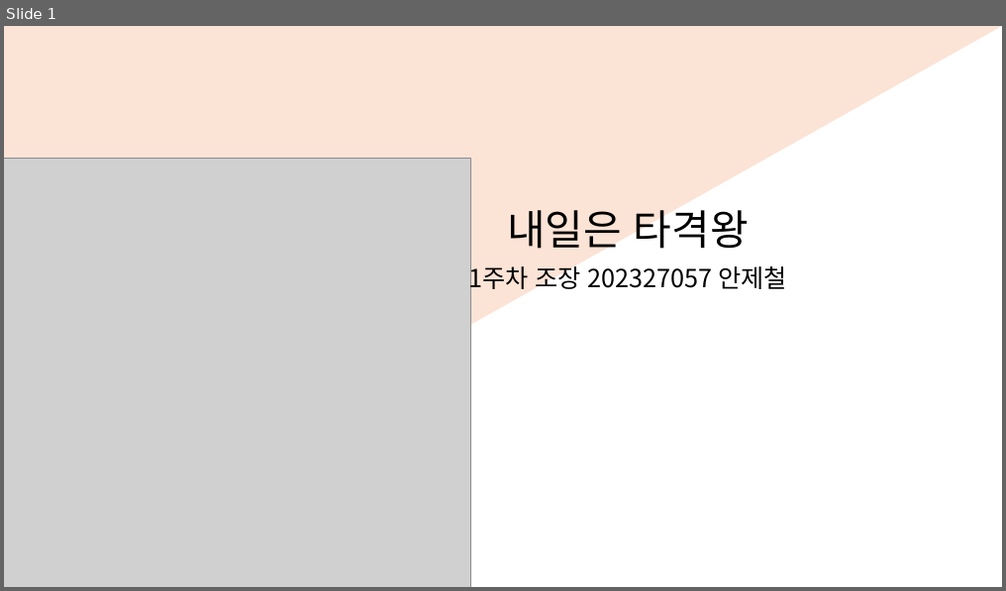
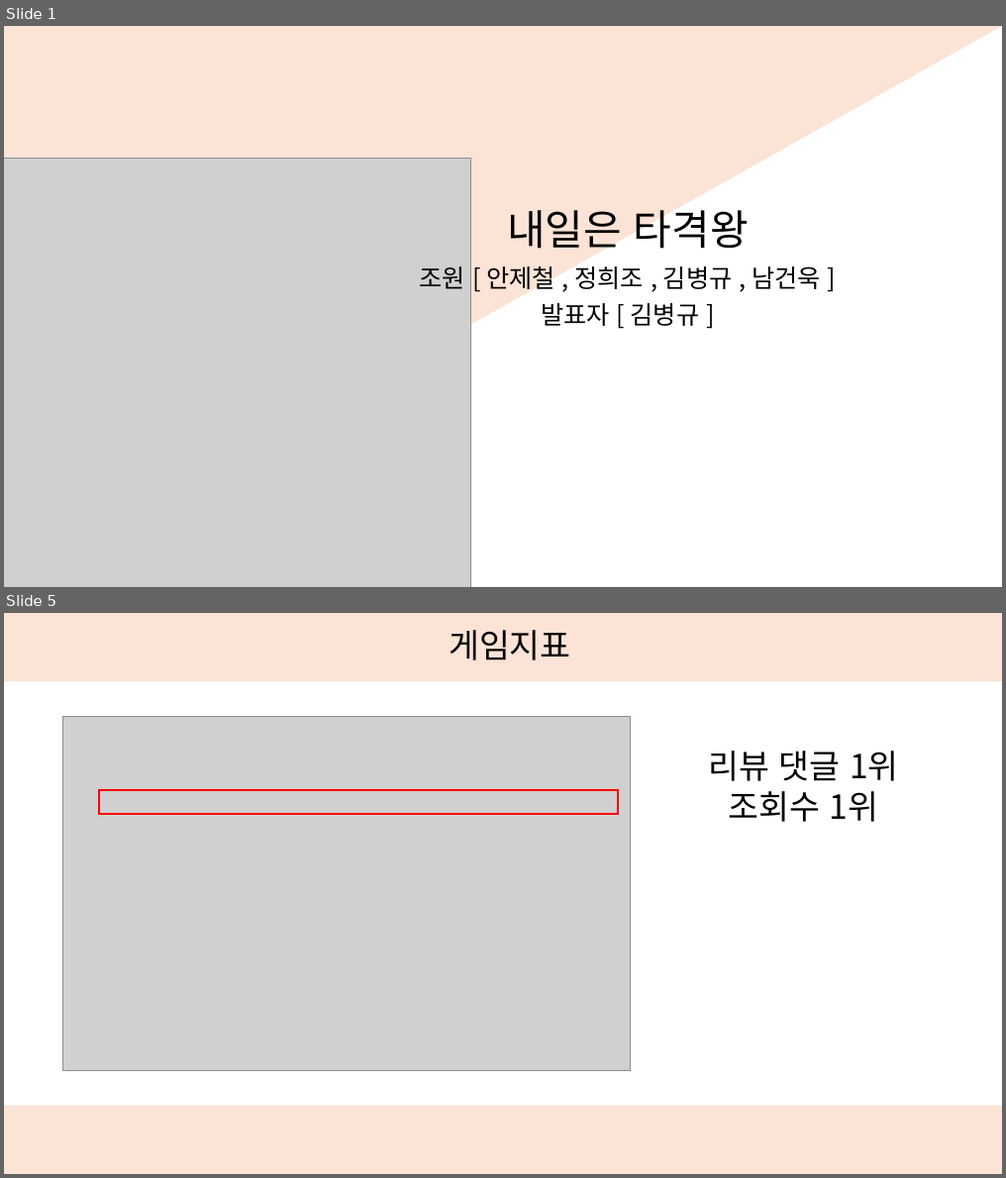
Before and after one commit to rakkung9776/PRBS, a slide deck: 내일은 타격왕.pptx. Shown one above the other, each under a label of ours: slide 1 before the commit, slides 1 and 5 after it; the slides between them are not shown. The pictures are 1006x591 and 1006x1178 pixels, drawn with LibreOffice and Linux fonts; fonts in the diff are those of the drawing; grey boxes stand for pictures; background and template pictures are left out. Boxes give left, top, right and bottom in pixels: in the first picture for what was removed or moved away, otherwise in the second. Text is boxed around its words. In the diff, an @@ line names an element or a change of style, - is before the commit and + after.

Commit message:
야호 발표 끝

```diff
--- a/내일은 타격왕.pptx
+++ b/내일은 타격왕.pptx
@@ slide 5 added at box(4, 613, 1002, 1174), background #FFFFFF @@
@@ rectangle added at box(4, 613, 1002, 682), fill #FBE3D6 @@
@@ title added at box(449, 630, 571, 661), 32 pt, text #000000 @@
+게임지표
@@ picture added at box(63, 716, 631, 1071) @@
@@ text added at box(708, 751, 899, 822), 32 pt, text #000000 @@
+리뷰 댓글 1위
+조회수 1위
@@ rectangle added at box(99, 790, 618, 814), outline #FF0000 2.25 pt @@
@@ rectangle added at box(4, 1106, 1002, 1174), fill #FBE3D6 @@
@@ slide 1 changed as well @@
@@ subtitle at box(420, 262, 821, 326): text changed @@
-1주차 조장 202327057 안제철
+조원 [ 안제철 , 정희조 , 김병규 , 남건욱 ]
+발표자 [ 김병규 ]
```
Also in this commit, not shown: 7 other slides added, 5 slides removed, 17 other files.
